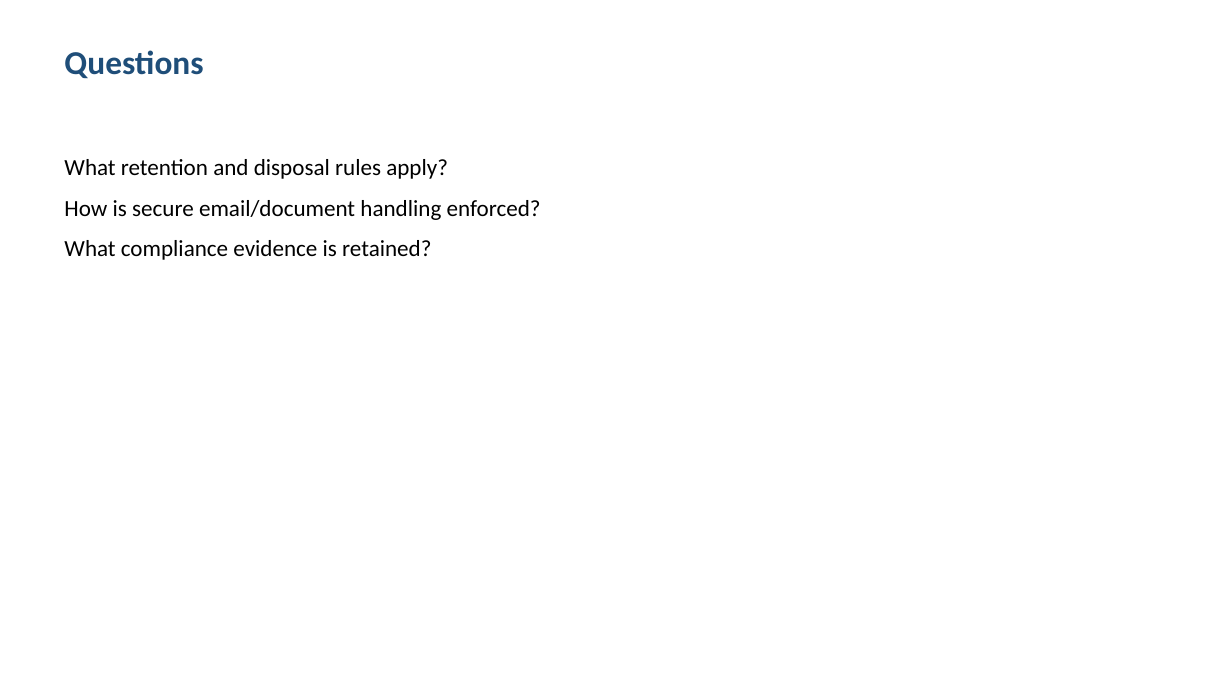
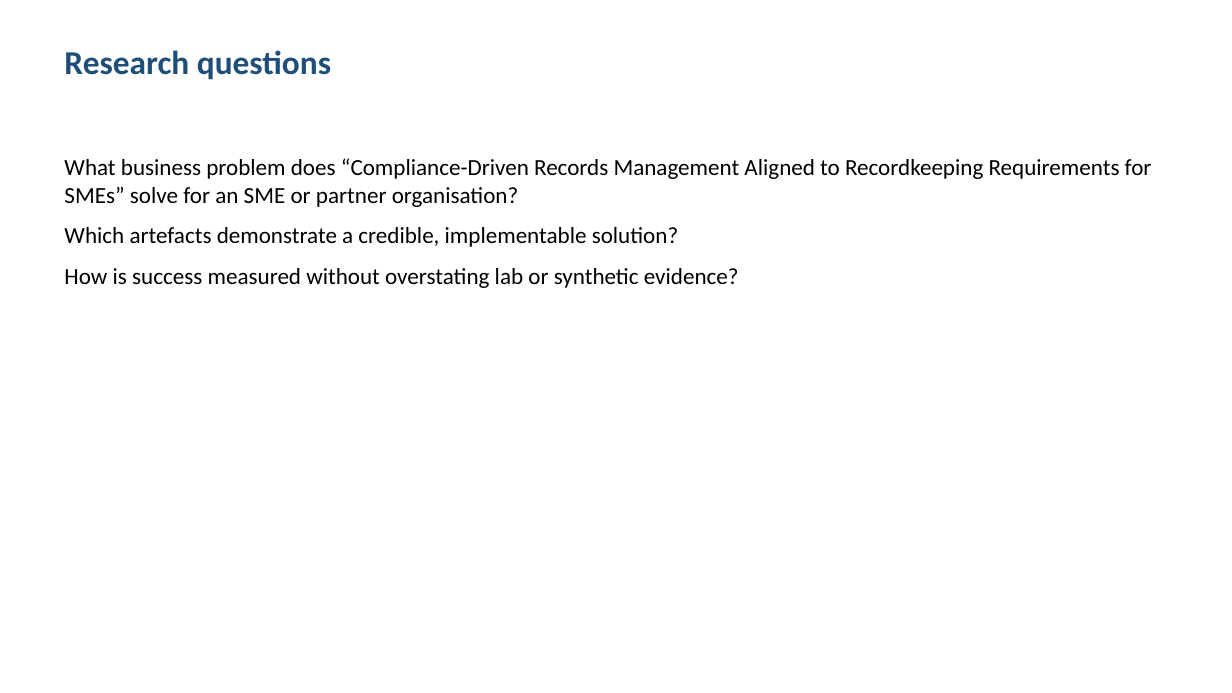
Before and after one commit to shohrabniaz/compliance-records-management, a slide deck: slide 2 of Final_Submission/02_Presentation.pptx. Drawn at 1232x693 pixels with LibreOffice and Linux fonts; fonts in the diff are those of the drawing. Boxes give left, top, right and bottom in pixels: in the first picture for what was removed or moved away, otherwise in the second. Text is boxed around its words. In the diff, an @@ line names an element or a change of style, - is before the commit and + after.

```diff
--- a/Final_Submission/02_Presentation.pptx
+++ b/Final_Submission/02_Presentation.pptx
@@ text at (x1=64, y1=50, x2=331, y2=80): text changed @@
-Questions
+Research questions
@@ text at (x1=64, y1=158, x2=1152, y2=288): text changed @@
-What retention and disposal rules apply?
-How is secure email/document handling enforced?
-What compliance evidence is retained?
+What business problem does “Compliance-Driven Records Management Aligned to Recordkeeping Requirements for SMEs” solve for an SME or partner organisation?
+Which artefacts demonstrate a credible, implementable solution?
+How is success measured without overstating lab or synthetic evidence?
```
Also in this commit, not shown: 3 other slides changed, 12 other files.
